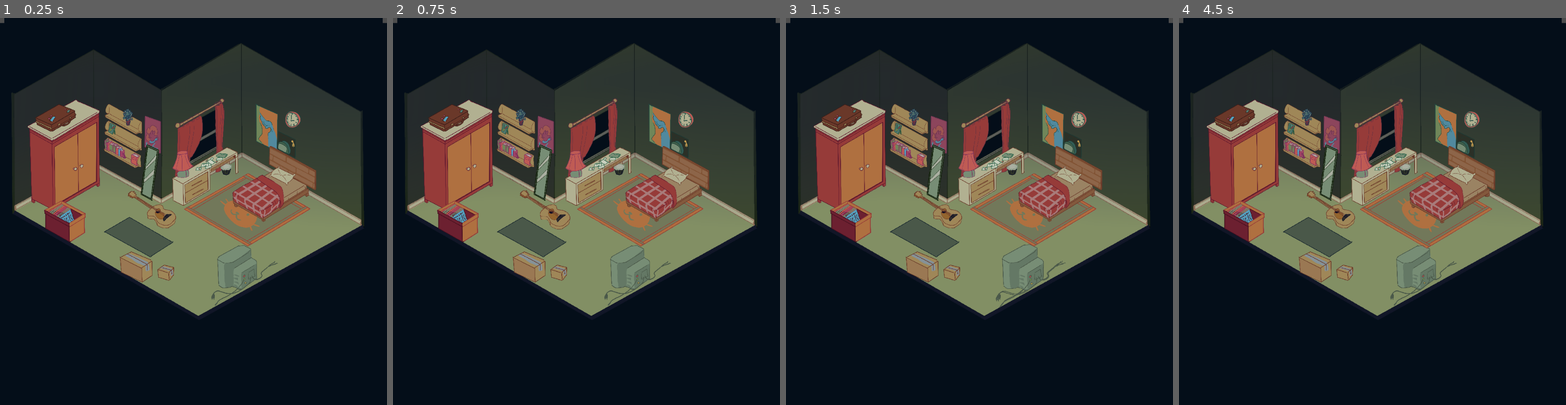
Above: before the commit, frames 1-4 (left to right).
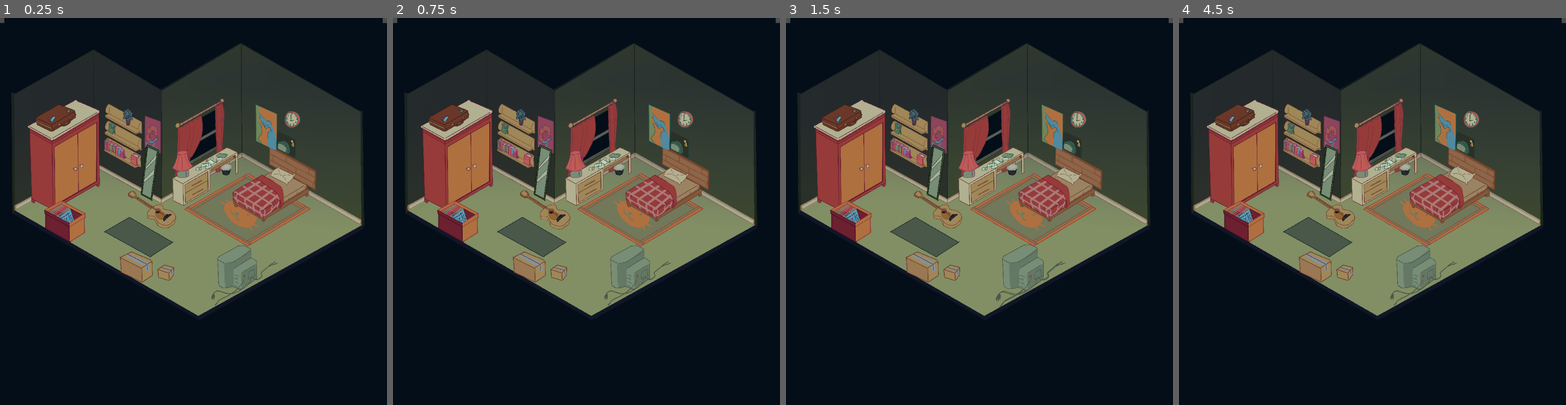
Above: after the commit, the same moments.

Repository: UMKC-GDT/Team2sprint
Game: Godot game, scene res://Scenes/bedroom_new.tscn
The game is run twice, just before and just after one commit, with the same random seed, the same clock (stepped at 60 frames per second) and the same inputs. This scene is started directly instead of the project's main scene.
Inputs (mouse positions are in pixels of both pictures, inside the frame that each line leads up to):
- Up to frame 1 (0.25 s): no input
- Up to frame 2 (0.75 s): tap Enter at 0.5 s; move the mouse to (543, 207) at 0.52 s; press the mouse at (543, 207) at 0.53 s; hold Right (move_right) from 0.53 s (still down)
- Up to frame 3 (1.5 s): tap Space at 1.25 s; move the mouse to (1025, 265) at 1.27 s; release Right (move_right) at 1.28 s; release the mouse at (1025, 265) at 1.28 s; hold Down (move_down) from 1.28 s (still down); click (1025, 265) at 1.35 s
- Up to frame 4 (4.5 s): tap Enter at 2, 3.5 s; move the mouse to (1387, 161) at 2.02 s; release Down (move_down) at 2.03 s; press the mouse at (1387, 161) at 2.03 s; hold Right (move_right) 2.03-2.78 s; tap Space at 2.75, 4.25 s; move the mouse to (1326, 172) at 2.77 s; release the mouse at (1326, 172) at 2.78 s; hold W (move_up) 2.78-3.53 s; click (1326, 172) at 2.85 s; move the mouse to (1244, 223) at 3.52 s; press the mouse at (1244, 223) at 3.53 s; hold Left (move_left) from 3.53 s (still down); move the mouse to (1426, 207) at 4.27 s; release the mouse at (1426, 207) at 4.28 s; click (1426, 207) at 4.35 s

The runs differ from the first frame. In frame 1, 0.3% of the frame differs, in the area x 9-78%, y 22-69%; in frame 2, 0.3%; in frame 3, 0.3%; in frame 4, 1.1%, in the area x 9-81%, y 22-69%.

Commit message:
revamped progress manager

Diff:
--- a/Minigame_scenes/Puzzle_Slider_Minigame/puzzle_slider.tscn
+++ b/Minigame_scenes/Puzzle_Slider_Minigame/puzzle_slider.tscn
@@ -1,6 +1,5 @@
 [gd_scene format=3 uid="uid://cjrohpooys7ow"]
 
-[ext_resource type="Script" uid="uid://dlkoth00dau4x" path="res://Minigame_scenes/Puzzle_Slider_Minigame/puzzle_slider.gd" id="1_fshg2"]
 [ext_resource type="Texture2D" uid="uid://c7pg6arbpuqov" path="res://Minigame_scenes/Puzzle_Slider_Minigame/img/tile1.jpg" id="2_yaehf"]
 [ext_resource type="Texture2D" uid="uid://cflisyfwwxs7d" path="res://Minigame_scenes/Puzzle_Slider_Minigame/img/tile2.jpg" id="3_074og"]
 [ext_resource type="Texture2D" uid="uid://cvr0cnq3kig4b" path="res://Minigame_scenes/Puzzle_Slider_Minigame/img/tile3.jpg" id="4_cegan"]
@@ -20,7 +19,6 @@
 gradient = SubResource("Gradient_2m1pc")
 
 [node name="Main" type="Area2D" unique_id=1865724166]
-script = ExtResource("1_fshg2")
 
 [node name="ColorRect" type="ColorRect" parent="." unique_id=1431589444]
 offset_right = 996.0
--- a/Scenes/Bedroom.tscn
+++ b/Scenes/Bedroom.tscn
@@ -2,7 +2,6 @@
 
 [ext_resource type="Texture2D" uid="uid://cclvn8yks1m0c" path="res://Assets/V1_BGandAssets-20260928T203720Z-1-001/V1_BGandAssets/bg_plain_v1.png" id="1_iwh4a"]
 [ext_resource type="PackedScene" uid="uid://bm6diafjv2hj6" path="res://Scenes/Character.tscn" id="2_0y5hw"]
-[ext_resource type="Script" uid="uid://dlkoth00dau4x" path="res://Minigame_scenes/Puzzle_Slider_Minigame/puzzle_slider.gd" id="2_r48xv"]
 [ext_resource type="PackedScene" uid="uid://vg4gb32xhwrw" path="res://Scenes/bedrooom_objects/rug.tscn" id="3_iwh4a"]
 [ext_resource type="Texture2D" uid="uid://dmwe8qxtcytd1" path="res://Assets/V1_BGandAssets-20260928T203720Z-1-001/V1_BGandAssets/carpet-hover.png" id="3_rsf82"]
 [ext_resource type="PackedScene" uid="uid://8k1a80squec0" path="res://Scenes/bedrooom_objects/nightstand.tscn" id="4_o0d8c"]
@@ -125,7 +124,6 @@
 
 [node name="Bedroom_Items" type="Node2D" parent="." unique_id=1958569601]
 position = Vector2(0.5, -91)
-script = ExtResource("2_r48xv")
 
 [node name="Rug" parent="Bedroom_Items" unique_id=1689549767 instance=ExtResource("3_iwh4a")]
 position = Vector2(645, 646.00006)
--- a/Scenes/ProgressManager/progress_manager.gd
+++ b/Scenes/ProgressManager/progress_manager.gd
@@ -1,6 +1,17 @@
 extends Node2D
+
+
+@onready var Dialogue_Manager: ColorRect = $"../DialogueBox"
 
 
 # Called when the node enters the scene tree for the first time.
 func _ready() -> void:
-	pass # Replace with function body.
+	SignalBus.connect("object_clicked", on_clicked)
+
+func on_clicked(text: Array[String], game: String, key: Sprite2D):
+	if(text != null):
+		Dialogue_Manager.trigger_dialogue(text)
+	if(game != null):
+		print(game)
+	if(key != null):
+		print("key!")
--- a/Scenes/bedroom_new.tscn
+++ b/Scenes/bedroom_new.tscn
@@ -5,10 +5,20 @@
 [ext_resource type="PackedScene" uid="uid://dtly4k4ua3yyn" path="res://Scenes/room_object.tscn" id="2_qjasy"]
 [ext_resource type="Texture2D" uid="uid://b2vlpyf2jslfi" path="res://Assets/V2_BGandAssets_(handdrawn)-20261003T022027Z-1-001/V2_BGandAssets_(handdrawn)/DESKPAPERSV2.png" id="4_30l3a"]
 [ext_resource type="Texture2D" uid="uid://deu33bofwamjd" path="res://Assets/V2_BGandAssets_(handdrawn)-20261003T022027Z-1-001/V2_BGandAssets_(handdrawn)/TVV2.png" id="5_sdvs8"]
+[ext_resource type="Texture2D" uid="uid://cxrx4sicwwxqe" path="res://Assets/V2_BGandAssets_(handdrawn)-20261003T022027Z-1-001/V2_BGandAssets_(handdrawn)/BOXESV2.png" id="6_bfqmo"]
 [ext_resource type="Texture2D" uid="uid://xfyutkwcu5kc" path="res://Assets/V2_BGandAssets_(handdrawn)-20261003T022027Z-1-001/V2_BGandAssets_(handdrawn)/RECORDBOXV2.png" id="7_4k705"]
+[ext_resource type="Texture2D" uid="uid://dab0m1jggnpp2" path="res://Assets/V2_BGandAssets_(handdrawn)-20261003T022027Z-1-001/V2_BGandAssets_(handdrawn)/TRASHCANV2.png" id="8_1pg7v"]
 [ext_resource type="Texture2D" uid="uid://bvl6bcdvb6eov" path="res://Assets/V2_BGandAssets_(handdrawn)-20261003T022027Z-1-001/V2_BGandAssets_(handdrawn)/RUG1V2.png" id="8_psw2n"]
 [ext_resource type="Texture2D" uid="uid://c88cwdahtefdk" path="res://Assets/V2_BGandAssets_(handdrawn)-20261003T022027Z-1-001/V2_BGandAssets_(handdrawn)/BEDV2.png" id="9_mm7ng"]
+[ext_resource type="Texture2D" uid="uid://kqh2o1perqpw" path="res://Assets/V2_BGandAssets_(handdrawn)-20261003T022027Z-1-001/V2_BGandAssets_(handdrawn)/FORGETMETNOTSV2.png" id="10_sdvs8"]
 [ext_resource type="Texture2D" uid="uid://84tmj4eerff6" path="res://Assets/V2_BGandAssets_(handdrawn)-20261003T022027Z-1-001/V2_BGandAssets_(handdrawn)/MIRRORV2.png" id="10_ug7gy"]
+[ext_resource type="Texture2D" uid="uid://dmumdh40h1c6g" path="res://Assets/V2_BGandAssets_(handdrawn)-20261003T022027Z-1-001/V2_BGandAssets_(handdrawn)/LAMPV2.png" id="11_bfqmo"]
+[ext_resource type="Texture2D" uid="uid://h7fd1in673ko" path="res://Assets/V2_BGandAssets_(handdrawn)-20261003T022027Z-1-001/V2_BGandAssets_(handdrawn)/POSTERS2V2.png" id="12_4k705"]
+[ext_resource type="Texture2D" uid="uid://dogoynnv3aswi" path="res://Assets/V2_BGandAssets_(handdrawn)-20261003T022027Z-1-001/V2_BGandAssets_(handdrawn)/BRIEFCASEV2.png" id="13_1pg7v"]
+[ext_resource type="Texture2D" uid="uid://bhhrqvcswklb1" path="res://Assets/V2_BGandAssets_(handdrawn)-20261003T022027Z-1-001/V2_BGandAssets_(handdrawn)/BOOKSV2.png" id="15_1pg7v"]
+[ext_resource type="Script" uid="uid://blolag0nqs876" path="res://Scenes/dialogue_box.gd" id="17_ug7gy"]
+[ext_resource type="Script" uid="uid://diclifvn2d7mu" path="res://Scenes/run_dialogue.gd" id="18_qjbeq"]
+[ext_resource type="PackedScene" uid="uid://btcn84po7urp3" path="res://Scenes/ProgressManager/ProgressManager.tscn" id="19_qjbeq"]
 
 [node name="BedroomNew" type="Node2D" unique_id=1499491445]
 
@@ -24,62 +34,155 @@
 position = Vector2(0, -249)
 texture = ExtResource("1_ylc2q")
 
-[node name="RoomObject" parent="." unique_id=2043795701 instance=ExtResource("2_qjasy")]
+[node name="room objects" type="Node2D" parent="." unique_id=1505447080]
+
+[node name="RoomObject" parent="room objects" unique_id=2043795701 instance=ExtResource("2_qjasy")]
 position = Vector2(-270, -30)
 texture = ExtResource("2_mm7ng")
 
-[node name="CollisionPolygon2D" type="CollisionPolygon2D" parent="RoomObject/Area2D" parent_id_path=PackedInt32Array(2043795701, 1279646432) index="0" unique_id=271471525]
+[node name="CollisionPolygon2D" type="CollisionPolygon2D" parent="room objects/RoomObject/Area2D" parent_id_path=PackedInt32Array(2043795701, 1279646432) index="0" unique_id=271471525]
 polygon = PackedVector2Array(12, -6, 38, -15, 59, -13, 69, -5, 72, 8, 79, 16, 103, 21, 125, 26, 136, 34, 149, 51, 154,  …(270 unchanged characters)…
 
-[node name="RoomObject2" parent="." unique_id=46401239 instance=ExtResource("2_qjasy")]
+[node name="RoomObject2" parent="room objects" unique_id=46401239 instance=ExtResource("2_qjasy")]
 position = Vector2(314, 363)
 texture = ExtResource("5_sdvs8")
 
-[node name="CollisionPolygon2D" type="CollisionPolygon2D" parent="RoomObject2/Area2D" parent_id_path=PackedInt32Array(46401239, 1279646432) index="0" unique_id=78410547]
+[node name="CollisionPolygon2D" type="CollisionPolygon2D" parent="room objects/RoomObject2/Area2D" parent_id_path=PackedInt32Array(46401239, 1279646432) index="0" unique_id=78410547]
 polygon = PackedVector2Array(64, -63, 93, -46, 101, -33, 102, 6, 99, 79, 8, 146, -17, 148, -41, 131, -60, 128, -95, 138, -122, 138, -150, 123, -158, -49, -150, -69, -21, -138, 16, -142, 59, -121)
+
+[node name="RoomObject3" parent="room objects" unique_id=708086931 instance=ExtResource("2_qjasy")]
+position = Vector2(110, -341)
+texture = ExtResource("4_30l3a")
+mini_game = "slider"
+
+[node name="CollisionPolygon2D" type="CollisionPolygon2D" parent="room objects/RoomObject3/Area2D" parent_id_path=PackedInt32Array(708086931, 1279646432) index="0" unique_id=232087425]
+polygon = PackedVector2Array(-90, 52, -97, 70, -62, 70, -58, 52, -31, 48, -33, 61, 5, 55, 9, 38, 29, 22, 40, 24, 50, 13, 54, 5, 79, 4, 83, -9, 96, -9, 115, -31, 110, -38, 61, -41, 38, -26, 38, -18, 49, -16, 37, 2, 40, 8, 33, 17, 12, 5, 21, -5, 12, -14, -9, 6, -18, 1, -31, 11, -25, 18, -31, 25, -53, 26, -64, 48, -68, 52, -89, 51)
+
+[node name="RoomObject4" parent="room objects" unique_id=1028415383 instance=ExtResource("2_qjasy")]
+position = Vector2(-292, -261)
+texture = ExtResource("10_ug7gy")
+
+[node name="CollisionPolygon2D" type="CollisionPolygon2D" parent="room objects/RoomObject4/Area2D" parent_id_path=PackedInt32Array(1028415383, 1279646432) index="0" unique_id=717904288]
+polygon = PackedVector2Array(-11, -178, 66, -141, 22, 190, -52, 150)
+
+[node name="RoomObject5" parent="room objects" unique_id=22304266 instance=ExtResource("2_qjasy")]
+position = Vector2(-843, 66)
+texture = ExtResource("7_4k705")
+
+[node name="CollisionPolygon2D" type="CollisionPolygon2D" parent="room objects/RoomObject5/Area2D" parent_id_path=PackedInt32Array(22304266, 1279646432) index="0" unique_id=1694779924]
+polygon = PackedVector2Array(136, -29, 130, -23, 134, 73, 35, 136, -126, 45, -125, -51, -130, -54, -135, -76, -21, -139, 135, -54)
+
+[node name="RoomObject6" parent="room objects" unique_id=1674239616 instance=ExtResource("2_qjasy")]
+position = Vector2(353, -36)
+texture = ExtResource("8_psw2n")
+object_dialogue = Array[String](["i clicked on rug", "testing testing ", "whoop whoop"])
+
+[node name="CollisionPolygon2D" type="CollisionPolygon2D" parent="room objects/RoomObject6/Area2D" parent_id_path=PackedInt32Array(1674239616, 1279646432) index="0" unique_id=1730456066]
+polygon = PackedVector2Array(319, -36, 406, 16, 9, 265, -417, 19, -1, -214, 57, -184, -95, -91, -96, -19, -87, -12, -86, 1, -75, 8, -64, 4, 91, 88, 93, 98, 103, 103, 115, 98, 116, 90)
+
+[node name="RoomObject7" parent="room objects" unique_id=1257005458 instance=ExtResource("2_qjasy")]
+position = Vector2(506, -141)
+texture = ExtResource("9_mm7ng")
+
+[node name="CollisionPolygon2D" type="CollisionPolygon2D" parent="room objects/RoomObject7/Area2D" parent_id_path=PackedInt32Array(1257005458, 1279646432) index="0" unique_id=39913873]
+polygon = PackedVector2Array(232, -30, 143, -77, 149, -92, 160, -103, 140, -100, 56, -142, 55, -159, 46, -149, 15, -125, -44, -92, -55, -100, -88, -79, -248, 14, -248, 46, -250, 56, -247, 83, -240, 93, -239, 104, -229, 111, -213, 108, -61, 192, -61, 203, -49, 208, -39, 202, -36, 191, 224, 29, 225, 38, 235, 44, 247, 36, 246, -7, 234, -16)
+
+[node name="RoomObject8" parent="room objects" unique_id=1125063200 instance=ExtResource("2_qjasy")]
+position = Vector2(-418, -609)
+texture = ExtResource("10_sdvs8")
+
+[node name="CollisionPolygon2D" type="CollisionPolygon2D" parent="room objects/RoomObject8/Area2D" parent_id_path=PackedInt32Array(1125063200, 1279646432) index="0" unique_id=1954777685]
+polygon = PackedVector2Array(-3, 45, -14, 48, -20, 43, -26, 0, -35, 5, -41, 4, -43, -2, -39, -11, -34, -16, -40, -22, -43, -32, -41, -38, -36, -36, -34, -39, -38, -40, -39, -44, -35, -48, -26, -53, -18, -60, -11, -62, -6, -57, 1, -57, 5, -51, 5, -47, 12, -47, 14, -39, 18, -38, 19, -33, 19, -27, 17, -21, 18, -17, 12, -15, 17, -11, 17, -4, 19, 0, 21, 8, 14, 11, 9, 7, 9, 1, 7, 2, 0, 43)
+
+[node name="RoomObject9" parent="room objects" unique_id=564779108 instance=ExtResource("2_qjasy")]
+position = Vector2(-63, -296)
+texture = ExtResource("11_bfqmo")
+
+[node name="CollisionPolygon2D" type="CollisionPolygon2D" parent="room objects/RoomObject9/Area2D" parent_id_path=PackedInt32Array(564779108, 1279646432) index="0" unique_id=2119528100]
+polygon = PackedVector2Array(25, 24, 26, 27, 30, 27, 34, 62, 30, 66, 10, 74, -17, 76, -40, 71, -45, 43, -32, 33, -48, 28, -75, 14, -59, -22, -48, -54, -44, -88, -25, -98, -12, -100, 12, -101, 23, -97, 25, -90, 28, -51, 34, -30, 47, -15, 61, -4, 59, 2, 30, 21)
+
+[node name="RoomObject10" parent="room objects" unique_id=125270367 instance=ExtResource("2_qjasy")]
+position = Vector2(556, -547)
+texture = ExtResource("12_4k705")
+object_dialogue = Array[String](["this one has dialogue"])
+mini_game = "and a game"
+
+[node name="CollisionPolygon2D" type="CollisionPolygon2D" parent="room objects/RoomObject10/Area2D" parent_id_path=PackedInt32Array(125270367, 1279646432) index="0" unique_id=106953522]
+polygon = PackedVector2Array(39, -62, 50, -15, 76, -2, 104, -1, 129, -19, 145, -45, 142, -73, 129, -95, 104, -105, 75, -108, 52, -94, 42, -66, -4, -67, -3, -91, -150, -158, -150, -95, -151, 90, -24, 146, -12, 139, 108, 197, 115, 78, -4, 19, -4, -65)
+
+[node name="RoomObject11" parent="room objects" unique_id=255219782 instance=ExtResource("2_qjasy")]
+position = Vector2(-909, -623)
+texture = ExtResource("13_1pg7v")
+
+[node name="CollisionPolygon2D" type="CollisionPolygon2D" parent="room objects/RoomObject11/Area2D" parent_id_path=PackedInt32Array(255219782, 1279646432) index="0" unique_id=1082675792]
+polygon = PackedVector2Array(-117, 43, -117, 53, -23, 101, -14, 100, 49, 65, 67, 65, 91, 53, 101, 45, 108, 28, 139, 10, 137, -8, 134, -35, 30, -78, -124, 10, -121, 30, -124, 35, -121, 42)
+
+[node name="RoomObject12" parent="room objects" unique_id=1292781736 instance=ExtResource("2_qjasy")]
+position = Vector2(214, -262)
+texture = ExtResource("8_1pg7v")
+
+[node name="CollisionPolygon2D" type="CollisionPolygon2D" parent="room objects/RoomObject12/Area2D" parent_id_path=PackedInt32Array(1292781736, 1279646432) index="0" unique_id=1442654628]
+polygon = PackedVector2Array(-2, -50, -36, -29, -36, -16, -29, -13, -21, 19, -2, 25, 20, 18, 30, -14, 35, -24, 37, -37, 23, -47)
+
+[node name="RoomObject13" parent="room objects" unique_id=1360500746 instance=ExtResource("2_qjasy")]
+position = Vector2(-468, -388)
+texture = ExtResource("15_1pg7v")
+
+[node name="CollisionPolygon2D" type="CollisionPolygon2D" parent="room objects/RoomObject13/Area2D" parent_id_path=PackedInt32Array(1360500746, 1279646432) index="0" unique_id=1999112157]
+polygon = PackedVector2Array(79, 6, 114, 23, 104, 46, 100, 68, 105, 81, 107, 84, 97, 90, 56, 70, 59, 15, 77, 8, 16, -15, 17, -1, 18, 10, 27, 35, 17, 43, 1, 36, -14, 29, -43, 15, -47, 9, -57, 4, -80, -8, -87, -8, -114, -22, -116, -78, -93, -90, -85, -83, -84, -75, -71, -76, -62, -70, -58, -66, -44, -58, -36, -57, -24, -50, -23, -44, 4, -34, 1, -19, 16, -16)
+
+[node name="RoomObject14" parent="room objects" unique_id=570435468 instance=ExtResource("2_qjasy")]
+position = Vector2(-322, 336)
+texture = ExtResource("6_bfqmo")
+
+[node name="CollisionPolygon2D" type="CollisionPolygon2D" parent="room objects/RoomObject14/Area2D" parent_id_path=PackedInt32Array(570435468, 1279646432) index="0" unique_id=1305438774]
+polygon = PackedVector2Array(93, 93, 87, 45, 130, 14, 189, 29, 194, 82, 164, 115, 96, 96, 54, 80, -14, 126, -156, 62, -160, -39, -86, -75, 52, -15, 54, 77)
+
+[node name="DialogueBox" type="ColorRect" parent="." unique_id=766784773]
+offset_left = -1087.0
+offset_top = 581.0
+offset_right = 1012.0
+offset_bottom = 915.0
+color = Color(0.6862745, 0.4392157, 0.2509804, 1)
+script = ExtResource("17_ug7gy")
+
+[node name="ColorRect" type="ColorRect" parent="DialogueBox" unique_id=632820386]
+layout_mode = 0
+offset_left = 25.0
+offset_top = 25.0
+offset_right = 2067.0
+offset_bottom = 310.0
+color = Color(0.69411767, 0.6901961, 0.5686275, 1)
+
+[node name="RichTextLabel" type="RichTextLabel" parent="DialogueBox" unique_id=542694011]
+layout_mode = 0
+offset_left = 28.0
+offset_top = 28.0
+offset_right = 2053.0
+offset_bottom = 308.0
+theme_override_colors/default_color = Color(0.015686275, 0.05490196, 0.09803922, 1)
+theme_override_font_sizes/normal_font_size = 70
+text = "Dialogue "
+script = ExtResource("18_qjbeq")
 
 [node name="Camera2D" type="Camera2D" parent="." unique_id=186293226]
 zoom = Vector2(0.395, 0.395)
 
-[node name="RoomObject3" parent="." unique_id=708086931 instance=ExtResource("2_qjasy")]
-position = Vector2(110, -341)
-texture = ExtResource("4_30l3a")
+[node name="ProgressManager" parent="." unique_id=1512258127 instance=ExtResource("19_qjbeq")]
 
-[node name="CollisionPolygon2D" type="CollisionPolygon2D" parent="RoomObject3/Area2D" parent_id_path=PackedInt32Array(708086931, 1279646432) index="0" unique_id=232087425]
-polygon = PackedVector2Array(-90, 52, -97, 70, -62, 70, -58, 52, -31, 48, -33, 61, 5, 55, 9, 38, 29, 22, 40, 24, 50, 13, 54, 5, 79, 4, 83, -9, 96, -9, 115, -31, 110, -38, 61, -41, 38, -26, 38, -18, 49, -16, 37, 2, 40, 8, 33, 17, 12, 5, 21, -5, 12, -14, -9, 6, -18, 1, -31, 11, -25, 18, -31, 25, -53, 26, -64, 48, -68, 52, -89, 51)
+[connection signal="dialogue_done" from="DialogueBox/RichTextLabel" to="DialogueBox" method="_on_dialogue_done"]
 
-[node name="RoomObject4" parent="." unique_id=1028415383 instance=ExtResource("2_qjasy")]
-position = Vector2(-292, -261)
-texture = ExtResource("10_ug7gy")
-
-[node name="CollisionPolygon2D" type="CollisionPolygon2D" parent="RoomObject4/Area2D" parent_id_path=PackedInt32Array(1028415383, 1279646432) index="0" unique_id=717904288]
-polygon = PackedVector2Array(-11, -178, 66, -141, 22, 190, -52, 150)
-
-[node name="RoomObject5" parent="." unique_id=22304266 instance=ExtResource("2_qjasy")]
-position = Vector2(-843, 66)
-texture = ExtResource("7_4k705")
-
-[node name="CollisionPolygon2D" type="CollisionPolygon2D" parent="RoomObject5/Area2D" parent_id_path=PackedInt32Array(22304266, 1279646432) index="0" unique_id=1694779924]
-polygon = PackedVector2Array(136, -29, 130, -23, 134, 73, 35, 136, -126, 45, -125, -51, -130, -54, -135, -76, -21, -139, 135, -54)
-
-[node name="RoomObject6" parent="." unique_id=1674239616 instance=ExtResource("2_qjasy")]
-position = Vector2(353, -36)
-texture = ExtResource("8_psw2n")
-
-[node name="CollisionPolygon2D" type="CollisionPolygon2D" parent="RoomObject6/Area2D" parent_id_path=PackedInt32Array(1674239616, 1279646432) index="0" unique_id=431003145]
-polygon = PackedVector2Array(4, -214, 407, 18, 3, 263, -414, 21)
-
-[node name="RoomObject7" parent="." unique_id=1257005458 instance=ExtResource("2_qjasy")]
-position = Vector2(506, -141)
-texture = ExtResource("9_mm7ng")
-
-[node name="CollisionPolygon2D" type="CollisionPolygon2D" parent="RoomObject7/Area2D" parent_id_path=PackedInt32Array(1257005458, 1279646432) index="0" unique_id=810561733]
-polygon = PackedVector2Array(-60, 192, -60, 201, -49, 208, -37, 202, -35, 192, 223, 32, 225, 38, 233, 44, 247, 36, 247, -4, 234, -14, 229, -33, 287, -4, 294, -122, -3, -290, -9, -168, 39, -144, -45, -92, -59, -99, -253, 18, -249, 49, -246, 86, -241, 90, -239, 102, -227, 113, -215, 107)
-
-[editable path="RoomObject"]
-[editable path="RoomObject2"]
-[editable path="RoomObject3"]
-[editable path="RoomObject4"]
-[editable path="RoomObject5"]
-[editable path="RoomObject6"]
-[editable path="RoomObject7"]
+[editable path="room objects/RoomObject"]
+[editable path="room objects/RoomObject2"]
+[editable path="room objects/RoomObject3"]
+[editable path="room objects/RoomObject4"]
+[editable path="room objects/RoomObject5"]
+[editable path="room objects/RoomObject6"]
+[editable path="room objects/RoomObject7"]
+[editable path="room objects/RoomObject8"]
+[editable path="room objects/RoomObject9"]
+[editable path="room objects/RoomObject10"]
+[editable path="room objects/RoomObject11"]
+[editable path="room objects/RoomObject12"]
+[editable path="room objects/RoomObject13"]
+[editable path="room objects/RoomObject14"]
--- a/Scenes/dialogue_box.gd
+++ b/Scenes/dialogue_box.gd
@@ -1,10 +1,10 @@
 extends ColorRect
 
-@onready var textBox: RichTextLabel = get_child(0)
+@onready var textBox: RichTextLabel = get_child(1)
 
 # Called when the node enters the scene tree for the first time.
 func _ready() -> void:
-	self.visible = false
+	self.scale = Vector2(1,0)
 
 #objects in the room call this function
 #the dialogue text is stored on the object itself
--- a/Scenes/run_dialogue.gd
+++ b/Scenes/run_dialogue.gd
@@ -16,14 +16,16 @@
 func _process(_delta):
 	#if there's no dialogue, show nothing
 	if dialogue_lines == null or running_dialogue == false:
-		textbox.visible = false
+		var tween = create_tween()
+		tween.tween_property(textbox, "scale", Vector2(1,0), .15)
+
 		self.text = ""
-
-
 
 	#if dialogue line is still running, add another letter each frame
 	elif line < dialogue_lines.size() and letter < dialogue_lines[line].length():
-		textbox.visible = true
+		var tween = create_tween()
+		tween.tween_property(textbox, "scale", Vector2(1,1), .15)
+
 		self.text += dialogue_lines[line][letter]
 		letter += 1
 
--- a/Scripts/bedroom_objects/roomObject.gd
+++ b/Scripts/bedroom_objects/roomObject.gd
@@ -1,11 +1,15 @@
 extends Sprite2D
+
+@export var object_dialogue: Array[String]
+@export var key_item: Sprite2D
+@export var mini_game: String
 
 
 func _ready() -> void:
 	var area = get_child(0)
 	area.mouse_entered.connect(on_mouse_entered)
 	area.mouse_exited.connect(on_mouse_exited)
-
+	area.input_event.connect(on_clicked)
 
 var mouse_on = false
 
@@ -16,3 +20,10 @@
 func on_mouse_exited() -> void:
 	mouse_on = false
 	self.scale = Vector2(1,1)
+
+
+func on_clicked(viewport: Node, event: InputEvent, shape_idx: int) -> void:
+	#if mouse clicks the rug
+	if event is InputEventMouseButton and event.button_index == MOUSE_BUTTON_LEFT and event.pressed:
+		SignalBus.object_clicked.emit(object_dialogue,mini_game, key_item)
+		print("clicked")
--- /dev/null
+++ b/SignalBus.gd
@@ -0,0 +1,3 @@
+extends Node
+
+signal object_clicked(text: Array[String], game: String, key: Sprite2D)
--- a/project.godot
+++ b/project.godot
@@ -13,6 +13,10 @@
 config/name="Puzzle Minigame"
 run/main_scene="uid://dhuojvth6uege"
 config/features=PackedStringArray("4.7", "GL Compatibility")
+
+[autoload]
+
+SignalBus="*uid://c762e3wtibd0p"
 
 [display]
 
Not shown, added: SignalBus.gd.uid
